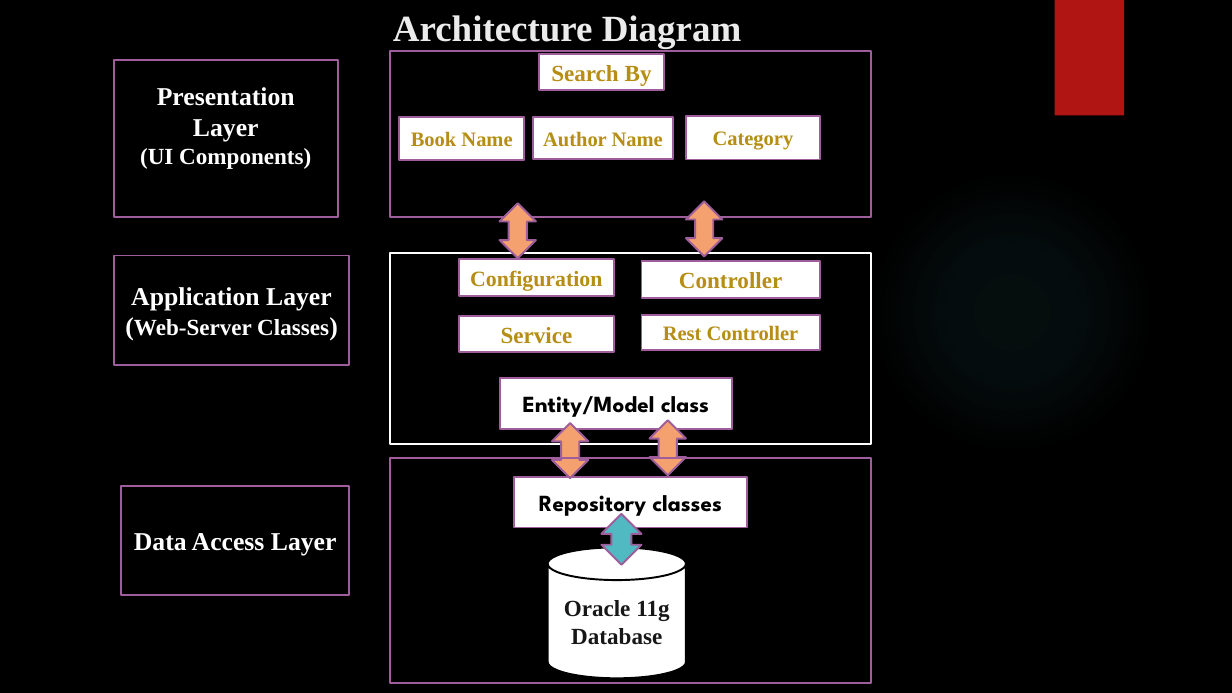
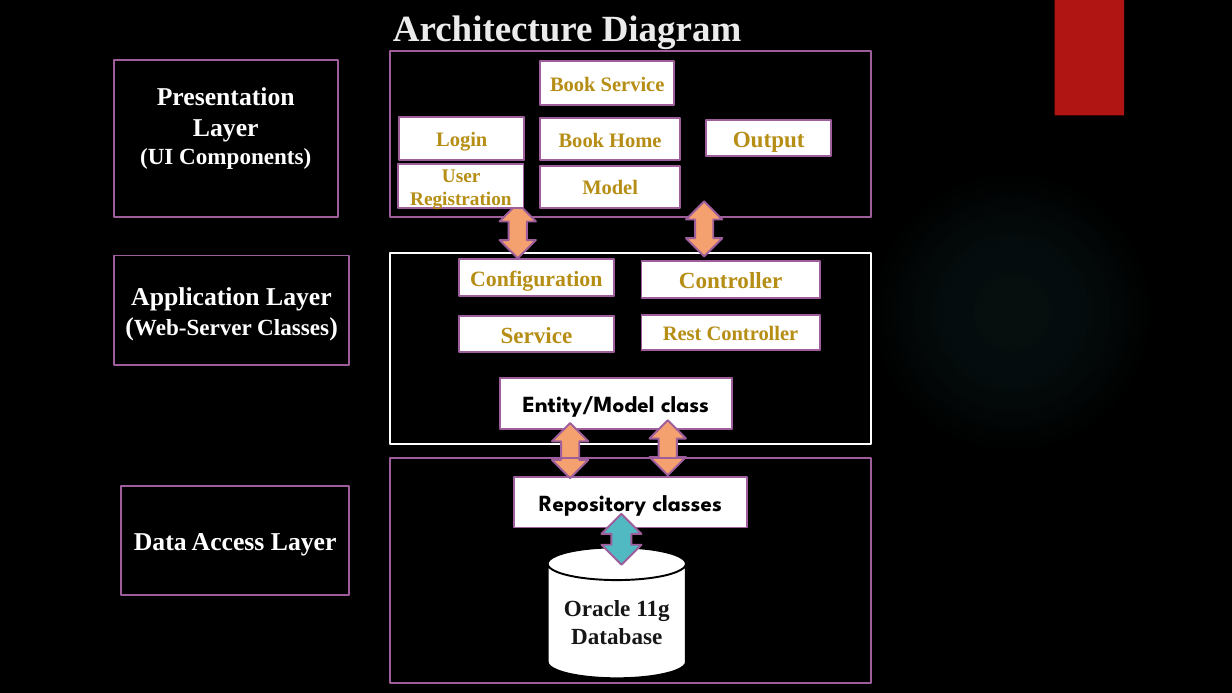
Before and after one commit to ib321/Library_Management_System, a slide deck: slide 4 of Project_Document/Presentation Library_Management_System.pptx. Drawn at 1232x693 pixels with LibreOffice and Linux fonts; fonts in the diff are those of the drawing; background and template pictures are left out. Boxes give left, top, right and bottom in pixels: in the first picture for what was removed or moved away, otherwise in the second. Text is boxed around its words. In the diff, an @@ line names an element or a change of style, - is before the commit and + after.

Commit message:
add book edit book done

```diff
--- a/Project_Document/Presentation Library_Management_System.pptx
+++ b/Project_Document/Presentation Library_Management_System.pptx
@@ rectangle removed at <box>539,55,664,91</box> @@
-Search By
@@ rectangle "Book Service": place and size @@
-rectangle "Book Service" at <box>686,116,820,159</box>
+rectangle "Book Service" at <box>541,61,675,104</box>
@@ text in rectangle at <box>550,76,665,92</box>: text changed @@
-Category
+Book Service
@@ rectangle "Book Home": place and size @@
-rectangle "Book Home" at <box>533,116,673,159</box>
+rectangle "Book Home" at <box>541,117,680,160</box>
@@ text in rectangle at <box>436,132,487,151</box>: text changed @@
-Book Name
+Login
@@ text in rectangle at <box>559,132,661,148</box>: text changed @@
-Author Name
+Book Home
@@ rectangle added at <box>706,120,831,156</box>, fill #FFFFFF, outline #9E5E9B 1.5 pt, 18 pt, text #B68E15, bold @@
+Output
@@ rectangle added at <box>398,165,523,208</box>, fill #FFFFFF, outline #9E5E9B 1.5 pt, 15 pt, text #B68E15, bold @@
+User Registration
@@ rectangle added at <box>541,165,680,208</box>, fill #FFFFFF, outline #9E5E9B 1.5 pt, 16 pt, text #B68E15, bold @@
+Model
```
Also in this commit, not shown: 1 other slide changed, 18 other files.
